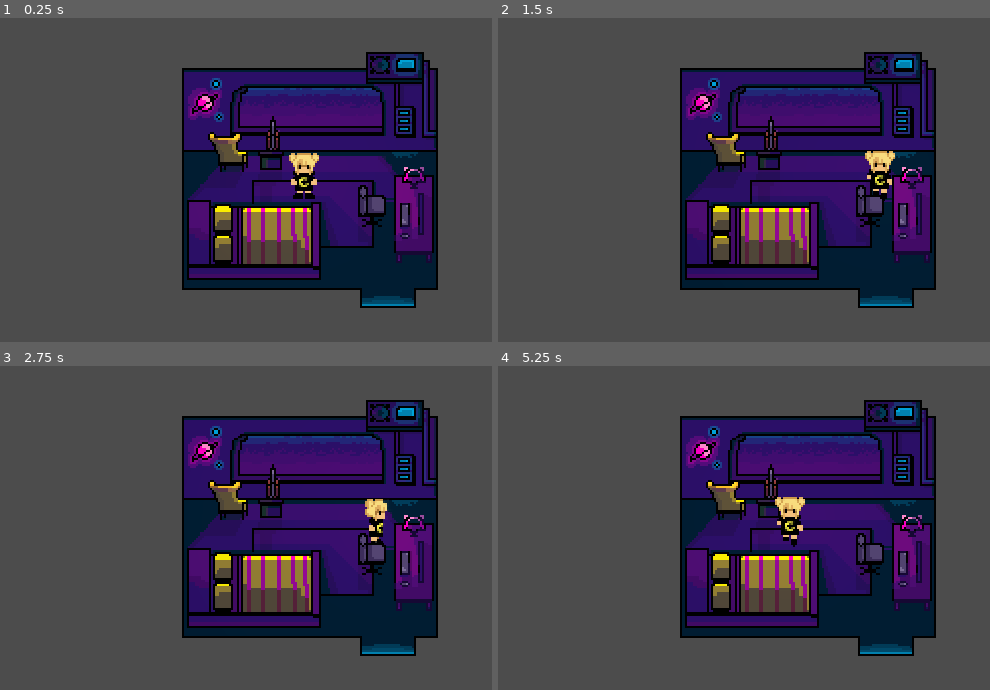
Above: before the commit, frames 1-4 (two rows, left to right).
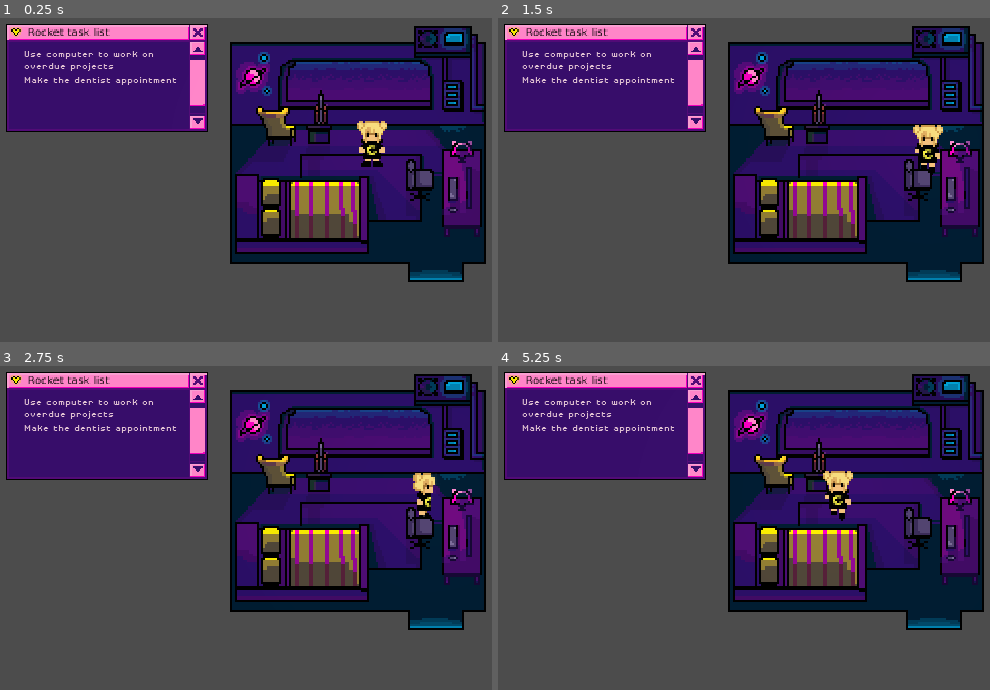
Above: after the commit, the same moments.

Repository: milenamichalska/pixel-game
Game: Godot game, scene res://Room.tscn
Same seed, same stepped clock (60 frames per second), same inputs: the game is played once before the commit and once after it.
Inputs:
- Up to frame 1 (0.25 s): no input
- Up to frame 2 (1.5 s): tap Enter (ui_accept) at 0.5, 1.35 s; hold Right (ui_right) 0.53-1.28 s; hold Enter (ui_accept) 0.53-1.28 s; hold Down (ui_down) from 1.28 s (still down)
- Up to frame 3 (2.75 s): tap Enter (ui_accept) at 1.52, 1.82, 2 s; release Down (ui_down) at 2.03 s; hold Right (ui_right) from 2.03 s (still down); hold Enter (ui_accept) from 2.03 s (still down)
- Up to frame 4 (5.25 s): release Right (ui_right) at 2.78 s; release Enter (ui_accept) at 2.78 s; hold Up (ui_up) 2.78-3.53 s; tap Enter (ui_accept) at 2.85, 3.02, 3.32, 4.35, 4.52, 4.82, 5 s; hold Enter (ui_accept) 3.53-4.28 s; hold Left (ui_left) 3.53-5.03 s; hold Down (ui_down) from 5.03 s (still down); hold Enter (ui_accept) from 5.03 s (still down)

The runs differ from the first frame. In frame 1, 52% of the frame differs, in the area x 1-99%, y 1-90%; in frame 2, 52%; in frame 3, 52%; in frame 4, 52%.

Commit message:
added popup templates and computer interaction

Diff:
--- /dev/null
+++ b/ComputerInteraction.gd
@@ -0,0 +1,30 @@
+extends Area2D
+
+var active = false
+onready var chat = get_node("../PlanetChat")
+
+# Called when the node enters the scene tree for the first time.
+func _ready():
+	connect("body_entered", self, '_computer_on_body_entered')
+	connect("body_exited", self, '_computer_on_body_exited')
+
+func _process(delta):
+	$QMark.visible = active
+
+func _input(event):
+	if event.is_action_pressed("ui_accept") and active:
+		chat.visible = true
+		pass
+
+
+func _computer_on_body_entered(body):
+	if body.name == 'Player':
+		active = true
+
+func _computer_on_body_exited(body):
+	if body.name == 'Player':
+		active = false
+
+# Called every frame. 'delta' is the elapsed time since the previous frame.
+#func _process(delta):
+#	pass
--- /dev/null
+++ b/PlanetChat.gd
@@ -0,0 +1,16 @@
+extends TextureRect
+
+
+# Declare member variables here. Examples:
+# var a = 2
+# var b = "text"
+
+
+# Called when the node enters the scene tree for the first time.
+func _ready():
+	visible = false
+
+
+# Called every frame. 'delta' is the elapsed time since the previous frame.
+#func _process(delta):
+#	pass
--- /dev/null
+++ b/RichTextLabel.gd
@@ -0,0 +1,19 @@
+extends RichTextLabel
+
+
+# Declare member variables here. Examples:
+# var a = 2
+# var b = "text"
+
+
+# Called when the node enters the scene tree for the first time.
+func _ready():
+	pass # Replace with function body.
+
+func _process(delta):
+	text = 'Hejka'
+
+
+# Called every frame. 'delta' is the elapsed time since the previous frame.
+#func _process(delta):
+#	pass
--- a/Room.tscn
+++ b/Room.tscn
@@ -11,6 +11,11 @@
 [ext_resource path="res://assets/room_earphones.png" type="Texture" id=9]
 [ext_resource path="res://assets/room_desk_empty.png" type="Texture" id=10]
 [ext_resource path="res://assets/q_mark.png" type="Texture" id=11]
+[ext_resource path="res://assets/chat.png" type="Texture" id=12]
+[ext_resource path="res://assets/tasks.png" type="Texture" id=13]
+[ext_resource path="res://assets/DisposableDroidBB.ttf" type="DynamicFontData" id=14]
+[ext_resource path="res://PlanetChat.gd" type="Script" id=15]
+[ext_resource path="res://ComputerInteraction.gd" type="Script" id=16]
 
 [sub_resource type="CapsuleShape2D" id=1]
 radius = 5.0
@@ -311,7 +316,21 @@
 radius = 6.0
 height = 0.0
 
-[node name="City" type="Node2D"]
+[sub_resource type="CapsuleShape2D" id=52]
+radius = 7.0
+height = 4.0
+
+[sub_resource type="DynamicFont" id=51]
+size = 5
+extra_spacing_top = -5
+font_data = ExtResource( 14 )
+
+[sub_resource type="DynamicFont" id=50]
+size = 6
+extra_spacing_top = -3
+font_data = ExtResource( 14 )
+
+[node name="Room" type="Node2D"]
 position = Vector2( -3, 0 )
 
 [node name="Sprite" type="Sprite" parent="."]
@@ -319,7 +338,7 @@
 [node name="YSort" type="YSort" parent="."]
 
 [node name="Player" type="KinematicBody2D" parent="YSort"]
-position = Vector2( 163, 84 )
+position = Vector2( 197, 68 )
 script = ExtResource( 2 )
 __meta__ = {
 "_edit_group_": true
@@ -360,9 +379,12 @@
 energy = 0.2
 
 [node name="Earphones" type="Area2D" parent="YSort"]
-position = Vector2( 218, 85 )
+position = Vector2( 242, 72 )
 z_index = 1
 script = ExtResource( 7 )
+__meta__ = {
+"_edit_lock_": true
+}
 
 [node name="Sprite" type="Sprite" parent="YSort/Earphones"]
 texture = ExtResource( 9 )
@@ -379,28 +401,30 @@
 visible = false
 position = Vector2( 297, 127 )
 __meta__ = {
-"_edit_group_": true
+"_edit_group_": true,
+"_edit_lock_": true
 }
 
 [node name="AnimatedSprite" type="AnimatedSprite" parent="YSort/StaticBody2D"]
 frames = SubResource( 45 )
-frame = 8
+frame = 7
 playing = true
 
 [node name="CollisionPolygon2D" type="CollisionPolygon2D" parent="YSort/StaticBody2D"]
 polygon = PoolVector2Array( 4, 2, 102, 30, 195, 30, 195, 23 )
 
 [node name="TextureRect" type="TextureRect" parent="YSort"]
-margin_left = 102.0
-margin_top = 22.0
-margin_right = 230.0
-margin_bottom = 150.0
+margin_left = 126.0
+margin_top = 9.0
+margin_right = 254.0
+margin_bottom = 137.0
 texture = ExtResource( 5 )
 __meta__ = {
 "_edit_lock_": true
 }
 
 [node name="NoGoArea" type="StaticBody2D" parent="YSort"]
+position = Vector2( 24, -13 )
 __meta__ = {
 "_edit_group_": true,
 "_edit_lock_": true
@@ -410,7 +434,7 @@
 polygon = PoolVector2Array( 3, 71, 118, 73, 118, 81, 151, 81, 150, 74, 229, 73, 230, 141, 218, 141, 219, 149, 192, 149, 192, 143, 103, 140, 103, 77, 4, 77, 3, 179, 324, 182, 324, 2, 3, 1 )
 
 [node name="Bed" type="StaticBody2D" parent="YSort"]
-position = Vector2( 138, 116 )
+position = Vector2( 162, 103 )
 __meta__ = {
 "_edit_group_": true,
 "_edit_lock_": true
@@ -424,7 +448,7 @@
 shape = SubResource( 46 )
 
 [node name="Desk" type="StaticBody2D" parent="YSort"]
-position = Vector2( 218, 102 )
+position = Vector2( 242, 89 )
 collision_layer = 9
 collision_mask = 9
 __meta__ = {
@@ -440,7 +464,7 @@
 shape = SubResource( 47 )
 
 [node name="Chair" type="StaticBody2D" parent="YSort"]
-position = Vector2( 197, 99 )
+position = Vector2( 221, 86 )
 __meta__ = {
 "_edit_group_": true,
 "_edit_lock_": true
@@ -452,3 +476,96 @@
 [node name="CollisionShape2D" type="CollisionShape2D" parent="YSort/Chair"]
 position = Vector2( -1, 1 )
 shape = SubResource( 48 )
+
+[node name="ComputerInteraction" type="Area2D" parent="YSort"]
+position = Vector2( 228, 98 )
+script = ExtResource( 16 )
+__meta__ = {
+"_edit_group_": true,
+"_edit_lock_": true
+}
+
+[node name="CollisionShape2D" type="CollisionShape2D" parent="YSort/ComputerInteraction"]
+shape = SubResource( 52 )
+
+[node name="QMark" type="Sprite" parent="YSort/ComputerInteraction"]
+position = Vector2( 11, -7 )
+scale = Vector2( 0.7, 0.7 )
+texture = ExtResource( 11 )
+
+[node name="PlanetChat" type="TextureRect" parent="YSort"]
+margin_left = 15.0
+margin_top = 66.0
+margin_right = 94.0
+margin_bottom = 164.0
+texture = ExtResource( 12 )
+expand = true
+script = ExtResource( 15 )
+
+[node name="MyMess" type="Label" parent="YSort/PlanetChat"]
+margin_left = 25.0
+margin_top = 22.0
+margin_right = 65.0
+margin_bottom = 39.0
+custom_colors/font_color = Color( 0.219608, 0.054902, 0.419608, 1 )
+custom_fonts/font = SubResource( 51 )
+text = "Hii! I got the job at the rocket facility! So happy, starting tomorrow! "
+autowrap = true
+
+[node name="MyMess2" type="Label" parent="YSort/PlanetChat"]
+margin_left = 7.0
+margin_top = 46.0
+margin_right = 47.0
+margin_bottom = 63.0
+custom_colors/font_color = Color( 0.219608, 0.054902, 0.419608, 1 )
+custom_fonts/font = SubResource( 51 )
+text = "Congrats"
+autowrap = true
+
+[node name="MyMess3" type="Label" parent="YSort/PlanetChat"]
+margin_left = 7.0
+margin_top = 57.0
+margin_right = 47.0
+margin_bottom = 74.0
+custom_colors/font_color = Color( 0.219608, 0.054902, 0.419608, 1 )
+custom_fonts/font = SubResource( 51 )
+text = "Wow, Lena, you are so lucky, getting such opportunites!!"
+autowrap = true
+
+[node name="MyMess4" type="Label" parent="YSort/PlanetChat"]
+margin_left = 7.0
+margin_top = 78.0
+margin_right = 47.0
+margin_bottom = 95.0
+custom_colors/font_color = Color( 0.219608, 0.054902, 0.419608, 1 )
+custom_fonts/font = SubResource( 51 )
+text = "Lol, lucky. She's working hard for it. Congratulations!"
+autowrap = true
+
+[node name="Tasks" type="TextureRect" parent="YSort"]
+margin_left = 14.0
+margin_top = 8.0
+margin_right = 115.0
+margin_bottom = 62.0
+texture = ExtResource( 13 )
+expand = true
+
+[node name="UseCompTask" type="Label" parent="YSort/Tasks"]
+margin_left = 9.0
+margin_top = 15.0
+margin_right = 79.0
+margin_bottom = 30.0
+custom_colors/font_color = Color( 0.878431, 0.756863, 0.823529, 1 )
+custom_fonts/font = SubResource( 50 )
+text = "Use computer to work on overdue projects "
+autowrap = true
+
+[node name="UseCompTask2" type="Label" parent="YSort/Tasks"]
+margin_left = 9.0
+margin_top = 28.0
+margin_right = 90.0
+margin_bottom = 43.0
+custom_colors/font_color = Color( 0.878431, 0.756863, 0.823529, 1 )
+custom_fonts/font = SubResource( 50 )
+text = "Make the dentist appointment"
+autowrap = true
Not shown: 1 places in Room.tscn that only renumber resources
Binary file added: assets/BarlowSemiCondensed-ExtraLight.ttf
Binary file added: assets/DisposableDroidBB.ttf
Binary file added: assets/chat.png
Not shown, added: assets/chat.png.import
Binary file added: assets/dialog.png
Binary file added: assets/tasks.png
Not shown, added: assets/tasks.png.import
